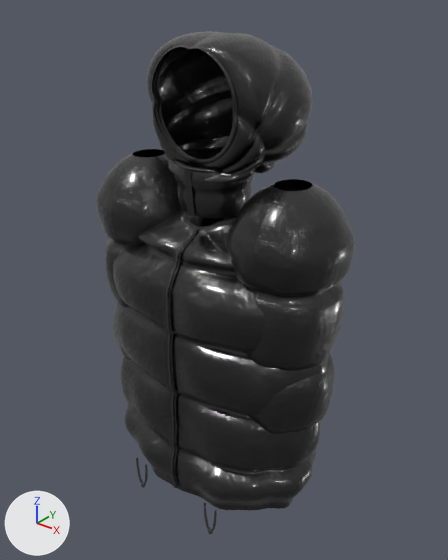
What one commit did to the glTF model assets/glossy-hooded-puffer.glb.
Camera for both pictures: a camera (50 mm lens) standing at (0.753, -0.914, 1.747) and looking at (0.007, 0.018, 1.169). Every picture has the same lights, and +X, +Y and +Z are marked at lower left. The picture after the commit comes second. Vertices at exactly the same position are counted once.

Names of what the first picture shows: 'Hood mouth edge#5', 'Measured garment body#0', 'Quilted hood#4', 'Sleeve#18', 'Sleeve#22', 'Stand collar#2', 'Zip tape#6' and 7 more.
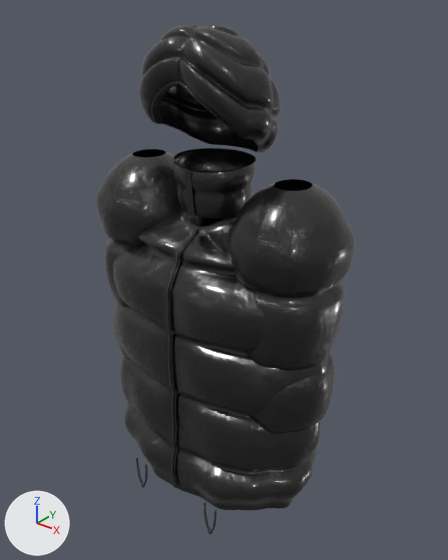
Boxes [x1, y1, x2, y2] around the edits, measured in the pictures (448 x 560 px):
'Quilted hood#4', reshaped (14% narrower, 15% shorter)
    before: [147, 31, 312, 183]
    after: [139, 24, 281, 153]
'Hood mouth edge#5', deleted
    before: [151, 45, 237, 164]
'Hood mouth edge#6', added
    after: [151, 81, 265, 153]

What the commit changed:
me_quilted_hood_4 is used by ob_quilted_hood_4; location (0.0, 0.0, 0.0).
me_quilted_hood_4 had 5529 vertices, 10752 faces and spanned x -0.169..0.169, y -0.075..0.176, z 1.412..1.661.
me_quilted_hood_4 now has 5529 vertices, 10752 faces and spans x -0.137..0.137, y -0.115..0.127, z 1.439..1.675.
me_quilted_hood_4 part 1: 5529 of 5529 vertices moved; they spanned x -0.169..0.169, y -0.075..0.176, z 1.412..1.661 and now span x -0.137..0.137, y -0.115..0.127, z 1.439..1.675; mean shift (0.0, 0.014, 0.101).
Mesh me_hood_mouth_edge_6 is new.
It has 776 vertices, 1344 faces and spans x -0.114..0.114, y -0.105..0.099, z 1.439..1.59.
It uses material mat_glossy_hooded_puffer_cloth_photo.
Object 'Hood mouth edge#5' (ob_hood_mouth_edge_5) is deleted.
Object 'Hood mouth edge#6' (ob_hood_mouth_edge_6) is new; it shows me_hood_mouth_edge_6.
Its location is (0.0, 0.0, 0.0).
